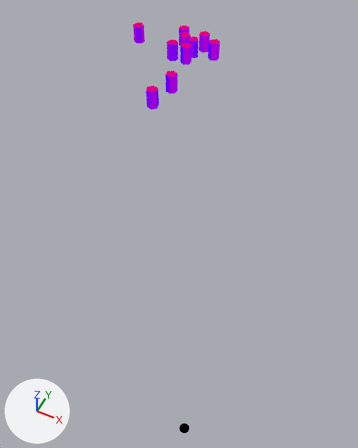
The Blender file experiments/priority_speaker/priority_speaker.blend, before and after one commit.
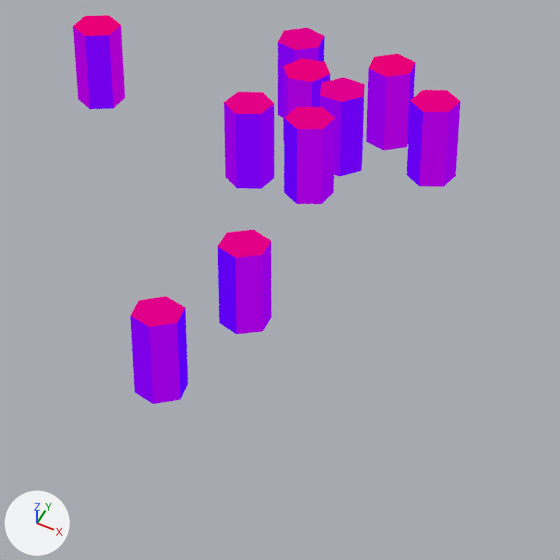
Each version appears first whole from a 50 mm lens placed at (33.5, -29.8, 26.3), pointed at (21.7, -6.1, -3.3), and next in a close-up on the part from 33% to 68% of the width and 4% to 32% of the height. Arrows for +X, +Y and +Z are at lower left; the lights stay in place.

Script lines for the objects in view, before the commit:
```python
ob_actor_006 = bpy.data.objects.new('actor.006', me_cylinder_001)
ob_actor_006.location = (7.61, 12.63, 0.0)
ob_beziercurve_002 = bpy.data.objects.new('BezierCurve.002', cu_beziercurve_005)
ob_beziercurve_002.location = (19.67, 5.39, -0.03)
ob_beziercurve_002.rotation_euler = (0.0, 0.0, 2.987)  # degrees (0, 0, 171)
ob_beziercurve_003 = bpy.data.objects.new('BezierCurve.003', cu_beziercurve_007)
ob_beziercurve_003.location = (13.19, 20.29, -0.03)
ob_beziercurve_003.rotation_euler = (0.0, 0.0, 5.28)  # degrees (0, 0, 303)
ob_beziercurve_004 = bpy.data.objects.new('BezierCurve.004', cu_beziercurve_010)
ob_beziercurve_004.location = (17.1, 22.18, -0.03)
ob_beziercurve_004.rotation_euler = (0.0, 0.0, -1.182)  # degrees (0, 0, -68)
ob_beziercurve_005 = bpy.data.objects.new('BezierCurve.005', cu_beziercurve_008)
ob_beziercurve_005.location = (3.65, 12.05, -0.03)
ob_beziercurve_005.rotation_euler = (0.0, 0.0, 0.605)  # degrees (0, 0, 35)
ob_beziercurve_006 = bpy.data.objects.new('BezierCurve.006', cu_beziercurve_011)
ob_beziercurve_006.location = (4.98, 8.31, -0.03)
ob_beziercurve_006.rotation_euler = (0.0, 0.0, 1.2)  # degrees (0, 0, 69)
ob_beziercurve_007 = bpy.data.objects.new('BezierCurve.007', cu_beziercurve_012)
ob_beziercurve_007.location = (23.1, 11.09, -0.03)
ob_beziercurve_007.rotation_euler = (0.0, 0.0, 3.493)  # degrees (0, 0, 200)
ob_beziercurve_008 = bpy.data.objects.new('BezierCurve.008', cu_beziercurve_013)
ob_beziercurve_008.location = (7.27, 8.33, -0.15)
ob_beziercurve_008.rotation_euler = (0.0, 0.0, 1.2)  # degrees (0, 0, 69)
ob_beziercurve_009 = bpy.data.objects.new('BezierCurve.009', cu_beziercurve_014)
ob_beziercurve_009.location = (13.88, 15.13, -0.03)
ob_beziercurve_009.rotation_euler = (0.0, 0.0, -0.955)  # degrees (0, 0, -55)
# also in view: 'actor.010' at (14.4, 3.1, 0.8); 'actor.003' at (16.0, 13.0, 0.9); 'actor.002' at (13.9, 11.1, 0.9); 'actor.004' at (12.1, 14.2, 0.9); 'actor.007' at (14.0, 12.5, 0.9)
```
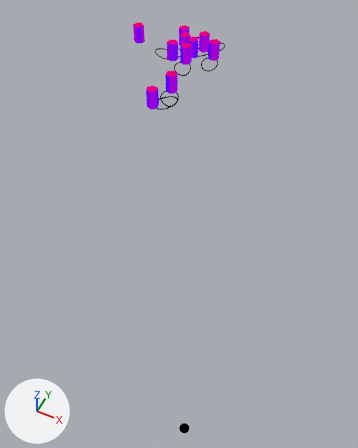
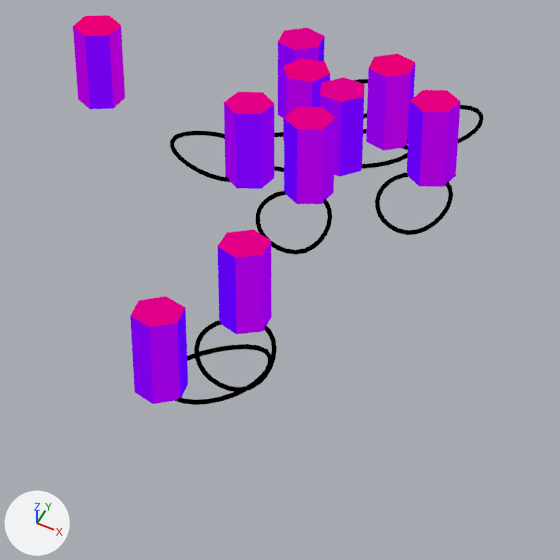
Location of each change, (x1, y1, x2, y2) in pixels of the close-ups (560 x 560 px):
'BezierCurve.009', shown (black)
    after: (194, 320, 277, 392)
'BezierCurve.010', shown (black)
    after: (176, 344, 271, 405)
'BezierCurve.004', shown (black)
    after: (375, 173, 453, 235)
'BezierCurve.003', shown (black)
    after: (256, 191, 332, 255)
'BezierCurve.002', shown (black)
    after: (170, 131, 230, 182)
'BezierCurve.008', shown
    after: (402, 105, 483, 150)
'BezierCurve.005', shown
    after: (362, 129, 408, 169)
'BezierCurve.007', shown
    after: (274, 132, 284, 172)
'BezierCurve.006', shown
    after: (354, 79, 368, 118)

The change, as a list of edits to the scene's bpy script:
```text
Change ob_beziercurve_005:
    remove ob_beziercurve_005.hide_render = True
Change ob_beziercurve_002:
    remove ob_beziercurve_002.hide_render = True
Change ob_beziercurve_003:
    remove ob_beziercurve_003.hide_render = True
Change ob_beziercurve_004:
    remove ob_beziercurve_004.hide_render = True
Change ob_beziercurve_006:
    remove ob_beziercurve_006.hide_render = True
Change ob_beziercurve_007:
    remove ob_beziercurve_007.hide_render = True
Change ob_beziercurve_008:
    remove ob_beziercurve_008.hide_render = True
Change ob_beziercurve_009:
    remove ob_beziercurve_009.hide_render = True
Change ob_beziercurve_010:
    remove ob_beziercurve_010.hide_render = True
```
